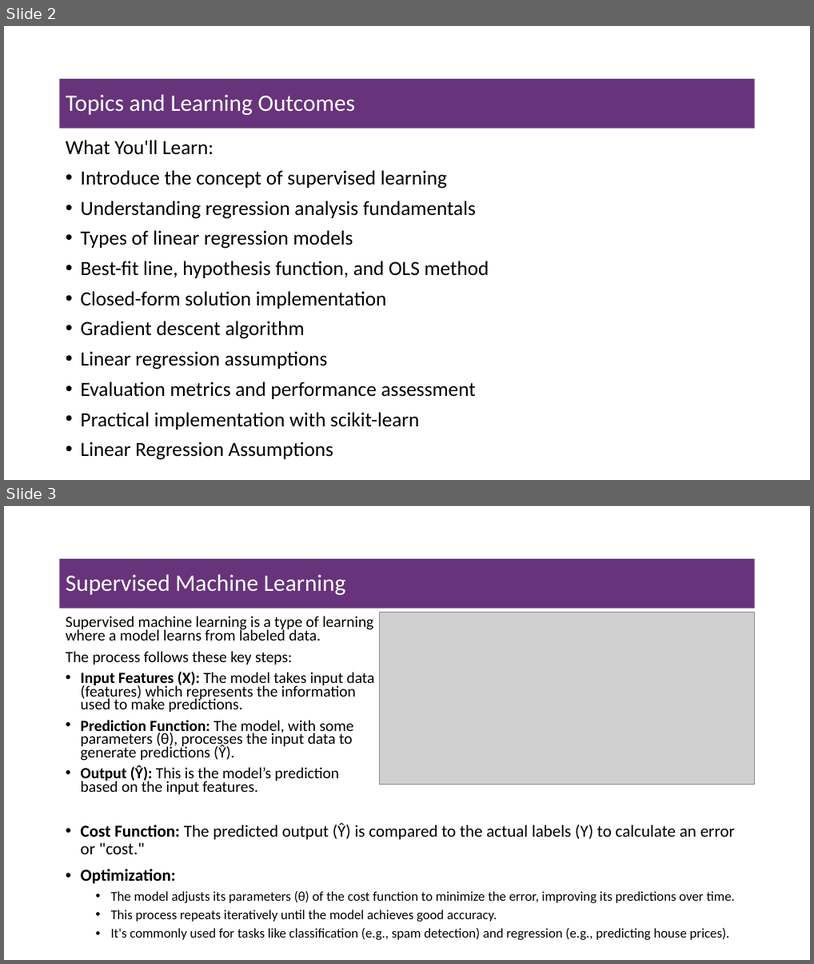
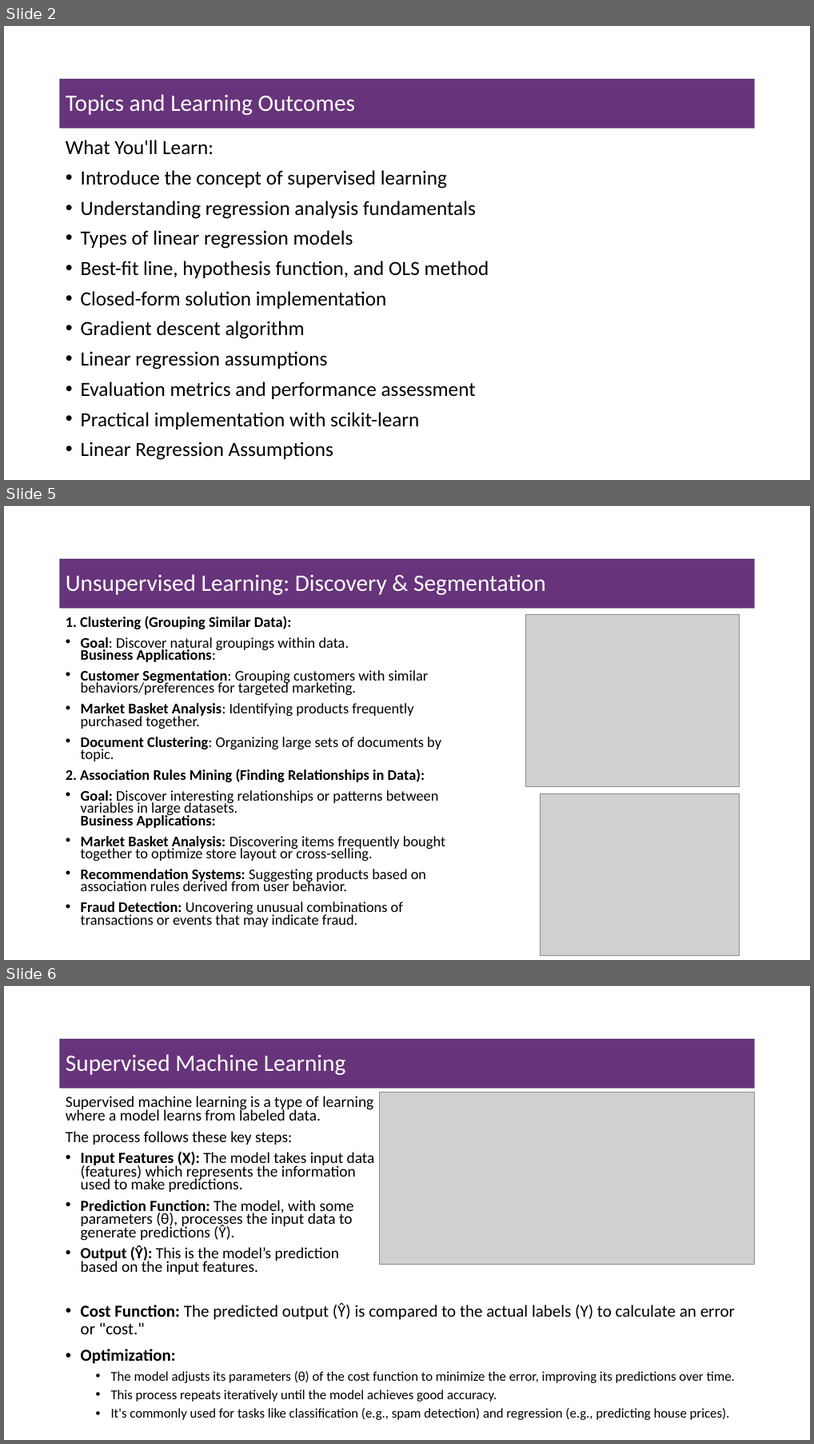
Before and after one commit to msfasha/307304-Data-Mining, a slide deck: 20243/Part 2-Regression/simple linear regression slides.pptx. Shown one above the other, each under a label of ours: slides 2 and 3 before the commit, slides 2, 5 and 6 after it; the slides between them are not shown. The pictures are 814x964 and 814x1444 pixels, drawn with LibreOffice and Linux fonts; fonts in the diff are those of the drawing; grey boxes stand for pictures; background and template pictures are left out. Boxes give left, top, right and bottom in pixels: in the first picture for what was removed or moved away, otherwise in the second. Text is boxed around its words. In the diff, an @@ line names an element or a change of style, - is before the commit and + after.

```diff
--- a/20243/Part 2-Regression/simple linear regression slides.pptx
+++ b/20243/Part 2-Regression/simple linear regression slides.pptx
@@ slide 5 added at (4,506,810,960), background #FFFFFF @@
@@ title added at (60,559,755,608), fill #67337A, 28 pt, text #FFFFFF @@
+Unsupervised Learning: Discovery & Segmentation
@@ text added at (66,616,446,927), 17.5 pt, text #000000 @@
+1. Clustering (Grouping Similar Data):
+• Goal: Discover natural groupings within data.
+  Business Applications:
+• Customer Segmentation: Grouping customers with similar behaviors/preferences for targeted marketing.
+• Market Basket Analysis: Identifying products frequently purchased together.
+• Document Clustering: Organizing large sets of documents by topic.
+2. Association Rules Mining (Finding Relationships in Data):
+• Goal: Discover interesting relationships or patterns between variables in large datasets.
+  Business Applications:
+• Market Basket Analysis: Discovering items frequently bought together to optimize store layout or cross-selling.
+• Recommendation Systems: Suggesting products based on association rules derived from user behavior.
+• Fraud Detection: Uncovering unusual combinations of transactions or events that may indicate fraud.
@@ picture added at (526,614,740,787) @@
@@ picture added at (540,794,740,956) @@
@@ what was slide 3 is now slide 6 @@
```
Also in this commit, not shown: 2 other slides added, 2 other files.
